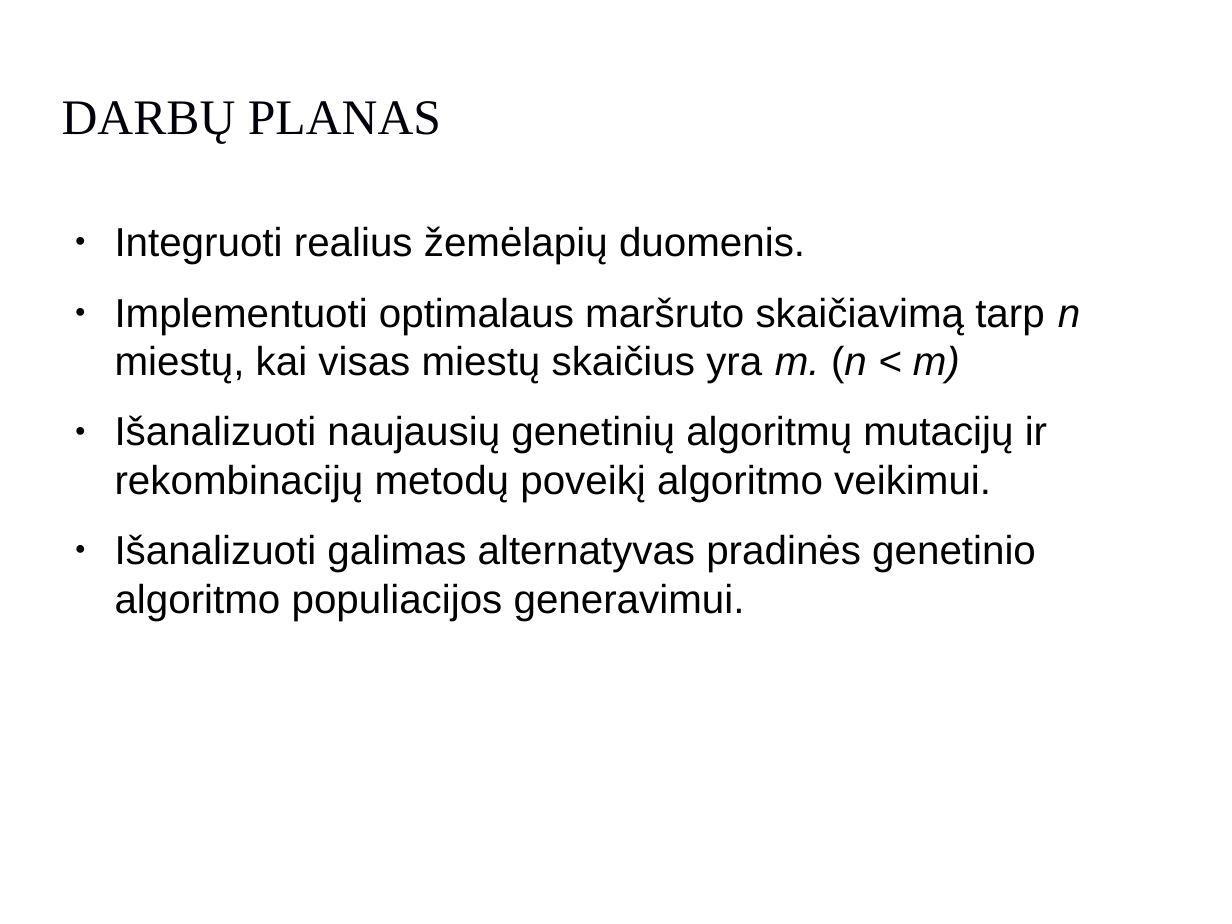
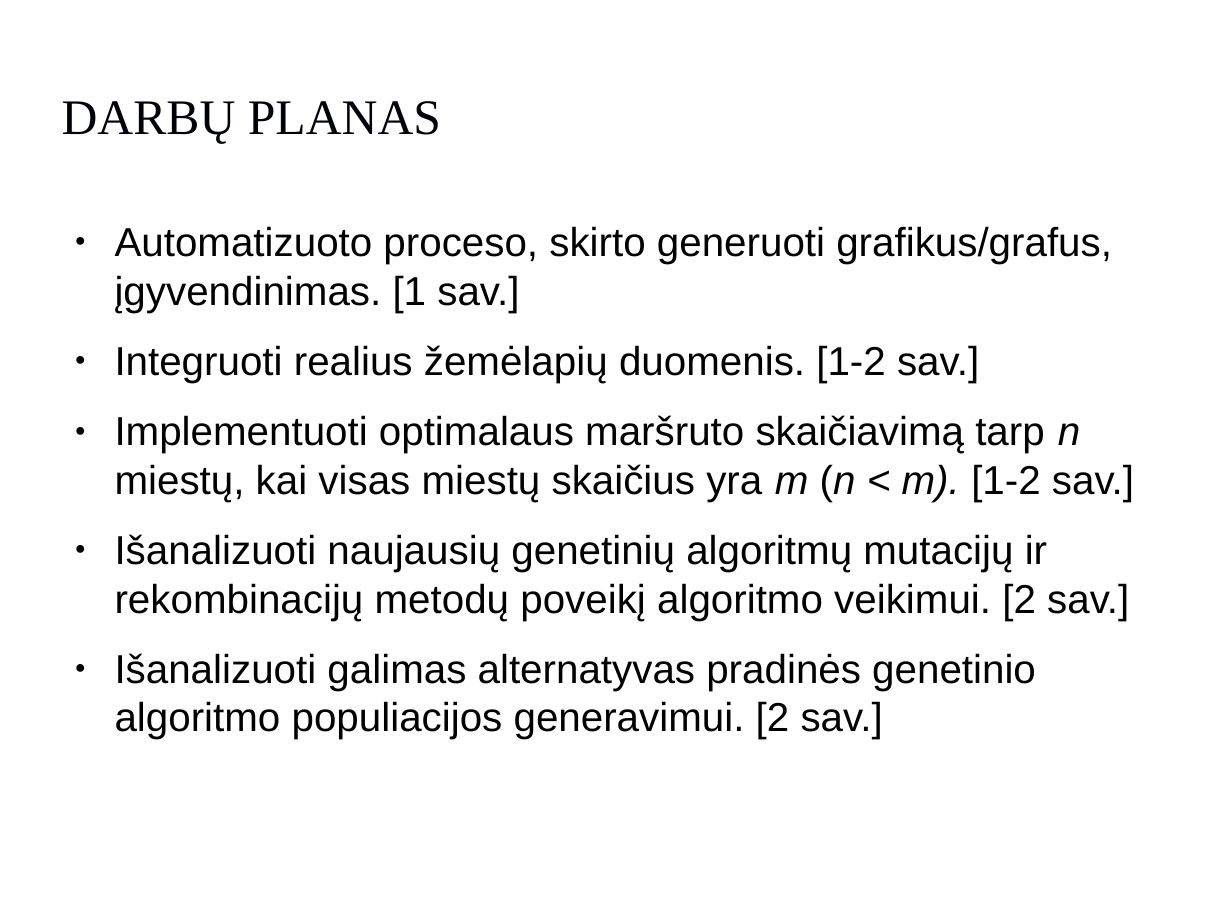
Before and after one commit to buz-zard/_archive, a slide deck: slide 4 of final-thesis/doc/prep/prep-1.odp. Drawn at 1232x924 pixels with LibreOffice and Linux fonts; fonts in the diff are those of the drawing; background and template pictures are left out. Boxes give left, top, right and bottom in pixels: in the first picture for what was removed or moved away, otherwise in the second. Text is boxed around its words. In the diff, an @@ line names an element or a change of style, - is before the commit and + after.

```diff
--- a/final-thesis/doc/prep/prep-1.odp
+++ b/final-thesis/doc/prep/prep-1.odp
@@ text at [115,226,1134,739]: text changed @@
-● Integruoti realius žemėlapių duomenis.
-● Implementuoti optimalaus maršruto skaičiavimą tarp n miestų, kai visas miestų skaičius yra m. (n < m)
-● Išanalizuoti naujausių genetinių algoritmų mutacijų ir rekombinacijų metodų poveikį algoritmo veikimui.
-● Išanalizuoti galimas alternatyvas pradinės genetinio algoritmo populiacijos generavimui.
+● Automatizuoto proceso, skirto generuoti grafikus/grafus, įgyvendinimas. [1 sav.]
+● Integruoti realius žemėlapių duomenis. [1-2 sav.]
+● Implementuoti optimalaus maršruto skaičiavimą tarp n miestų, kai visas miestų skaičius yra m (n < m). [1-2 sav.]
+● Išanalizuoti naujausių genetinių algoritmų mutacijų ir rekombinacijų metodų poveikį algoritmo veikimui. [2 sav.]
+● Išanalizuoti galimas alternatyvas pradinės genetinio algoritmo populiacijos generavimui. [2 sav.]
```
Also in this commit, not shown: 3 other files.
